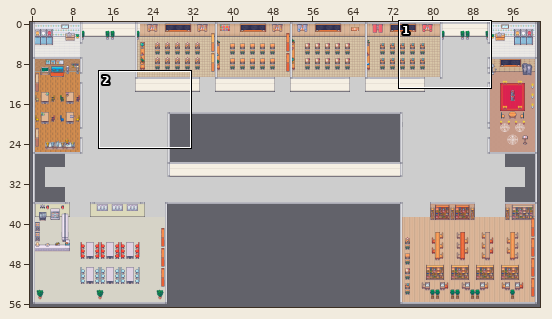
Tiled map, stored at Output/Assets/Maps/mapLvl2.tmx. Above, an overview of the earlier version with the close-up marked.
Close-up. First the earlier version:
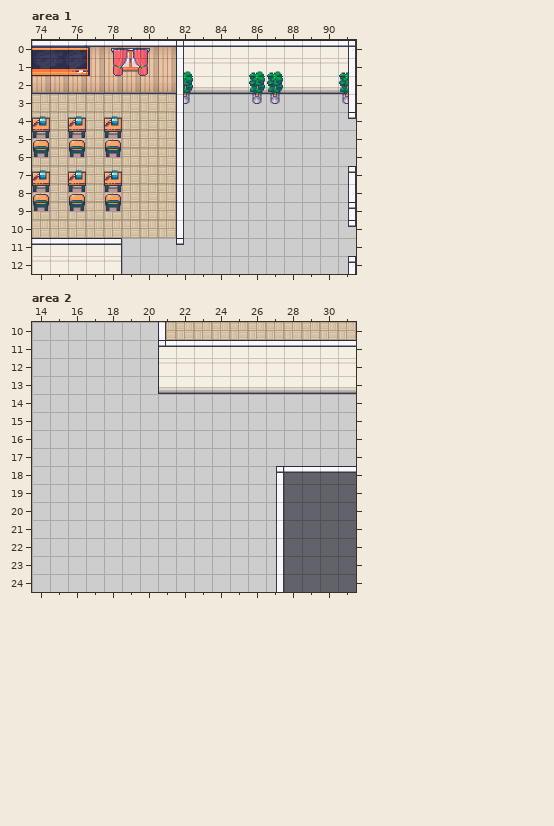
Cells are 32x32 px. Shown: area 1 x 74..91, y 0..12; area 2 x 14..31, y 10..24. The commit also changed other parts of the map, which this record leaves out.
After:
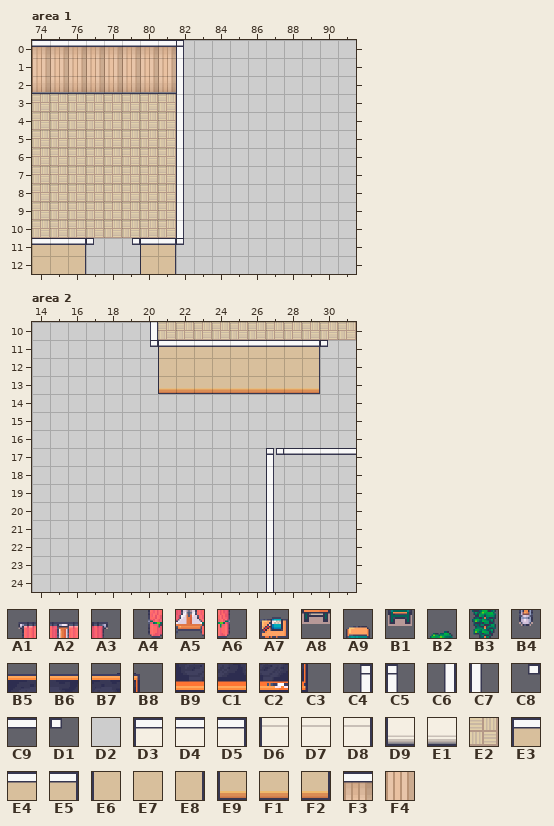
Key: from "Interiors_32x32": A1 3619, A2 3620, A3 3621, A4 3635, A5 3636, A6 3637, A7 5332, A8 5346, A9 5361, B1 5377, B2 9682, B3 9698, B4 9714, B5 10114, B6 10115, B7 10116, B8 10117, B9 10130, C1 10131, C2 10132, C3 10133; from "Room_Builder_32x32": C4 70, C5 72, C6 129, C7 131, C8 188, C9 189, D1 190, D2 595, D3 708, D4 709, D5 710, D6 712, D7 713, D8 714, D9 767, E1 768, E2 1510, E3 1652, E4 1653, E5 1654, E6 1656, E7 1657, E8 1658, E9 1711, F1 1712, F2 1713, F3 1889, F4 1893.
__ is an empty cell, ## one hidden under a higher layer.
Tiles of an added or newly shown layer are drawn over the layers below it.
Edits made:
Layer "floor", area 1:
y 4..9: x 74 ## -> E2; x 76 ## -> E2; x 78 ## -> E2
Layer "roffs2" (removed), area 1:
y 0: x 82..91 ## ## ## ## ## ## ## ## ## ## -> __ __ __ __ __ __ __ __ __ __
Layer "inner" (removed), area 1:
y 0: x 74..80 F3 F3 F3 F3 F3 F3 F3 -> __ __ __ __ __ __ __; x 82..91 D4 D4 D4 D4 D4 D4 D4 D4 D4 D4 -> __ __ __ __ __ __ __ __ __ __
y 1: x 77..80 F4 F4 F4 F4 -> __ __ __ __; x 82..91 D7 D7 D7 D7 D7 D7 D7 D7 D7 D7 -> __ __ __ __ __ __ __ __ __ __
y 2: x 82..91 E1 E1 E1 E1 E1 E1 E1 E1 E1 E1 -> __ __ __ __ __ __ __ __ __ __
y 4..8: x 74 E2 -> __; x 76 E2 -> __; x 78 E2 -> __
y 9: x 74 E2 -> __; x 76 E2 -> __; x 78 E2 -> __; x 91 C6 -> __
y 10: x 91 C8 -> __
y 11: x 74..78 D4 D4 D4 D4 D5 -> __ __ __ __ __
y 12: x 74..78 D7 D7 D7 D7 D8 -> __ __ __ __ __
Layer "floordec" (removed), area 1:
y 1: x 82 B2 -> __; x 86..87 B2 B2 -> __ __; x 91 B2 -> __
y 2: x 82 B3 -> __; x 86..87 B3 B3 -> __ __; x 91 B3 -> __
y 3: x 82 B4 -> __; x 86..87 B4 B4 -> __ __; x 91 B4 -> __
y 5: x 74 A9 -> __; x 76 A9 -> __; x 78 A9 -> __
y 6: x 74 B1 -> __; x 76 B1 -> __; x 78 B1 -> __
y 8: x 74 A9 -> __; x 76 A9 -> __; x 78 A9 -> __
y 9: x 74 B1 -> __; x 76 B1 -> __; x 78 B1 -> __
Layer "ta" (removed), area 1:
y 0: x 78..80 A1 A2 A3 -> __ __ __
y 1: x 78..80 A4 A5 A6 -> __ __ __
y 4: x 74 A7 -> __; x 76 A7 -> __; x 78 A7 -> __
y 5: x 74 A8 -> __; x 76 A8 -> __; x 78 A8 -> __
y 7: x 74 A7 -> __; x 76 A7 -> __; x 78 A7 -> __
y 8: x 74 A8 -> __; x 76 A8 -> __; x 78 A8 -> __
Layer "roffs" (removed), area 1:
y 0: x 91 C4 -> __
y 1..3: x 91 C6 -> __
y 4: x 91 C8 -> __
y 7: x 91 C4 -> __
y 8: x 91 C6 -> __
y 9: x 91 C8 -> __
y 12: x 91 C4 -> __
Layer "capa" (removed), area 1:
y 0: x 82 C5 -> __; x 91 C4 -> __
y 1..2: x 82 C7 -> __; x 91 C6 -> __
y 3: x 82 C7 -> __
y 11: x 74..77 C9 C9 C9 C9 -> __ __ __ __
Layer "decorations" (removed), area 1:
y 0: x 74..77 B5 B6 B7 B8 -> __ __ __ __
y 1: x 74..77 B9 C1 C2 C3 -> __ __ __ __
Layer "walls" (added), area 1:
y 0: x 74..80 __ __ __ __ __ __ __ -> F3 F3 F3 F3 F3 F3 F3; x 82 __ -> C5
y 1: x 74..80 __ __ __ __ __ __ __ -> F4 F4 F4 F4 F4 F4 F4; x 82 __ -> C7
y 2..3: x 82 __ -> C7
y 11: x 74..77 __ __ __ __ -> E4 E4 E5 D1; x 79..81 __ __ __ -> C8 E3 E5
y 12: x 74..76 __ __ __ -> E7 E7 E8; x 80..81 __ __ -> E6 E8
Layer "floor", area 2:
y 18..24: x 28..31 __ __ __ __ -> D2 D2 D2 D2
Layer "inner" (removed), area 2:
y 11: x 21..31 D3 D4 D4 D4 D4 D4 D4 D4 D4 D4 D4 -> __ __ __ __ __ __ __ __ __ __ __
y 12: x 21..31 D6 D7 D7 D7 D7 D7 D7 D7 D7 D7 D7 -> __ __ __ __ __ __ __ __ __ __ __
y 13: x 21..31 D9 E1 E1 E1 E1 E1 E1 E1 E1 E1 E1 -> __ __ __ __ __ __ __ __ __ __ __
Layer "roffs" (removed), area 2:
y 20..24: x 27 C6 -> __
Layer "capa" (removed), area 2:
y 10: x 21 C7 -> __
y 11: x 21..31 D1 C9 C9 C9 C9 C9 C9 C9 C9 C9 C9 -> __ __ __ __ __ __ __ __ __ __ __
y 18: x 27..31 C4 C9 C9 C9 C9 -> __ __ __ __ __
y 19: x 27 C6 -> __
Layer "walls" (added), area 2:
y 10: x 20 __ -> C6
y 11: x 20..30 __ __ __ __ __ __ __ __ __ __ __ -> C8 E3 E4 E4 E4 E4 E4 E4 E4 E5 D1
y 12: x 21..29 __ __ __ __ __ __ __ __ __ -> E6 E7 E7 E7 E7 E7 E7 E7 E8
y 13: x 21..29 __ __ __ __ __ __ __ __ __ -> E9 F1 F1 F1 F1 F1 F1 F1 F2
y 17: x 27..31 __ __ __ __ __ -> C5 C9 C9 C9 C9
y 18..24: x 27 __ -> C7
Layer "walls2" (added), area 2:
y 17: x 27 __ -> C8
